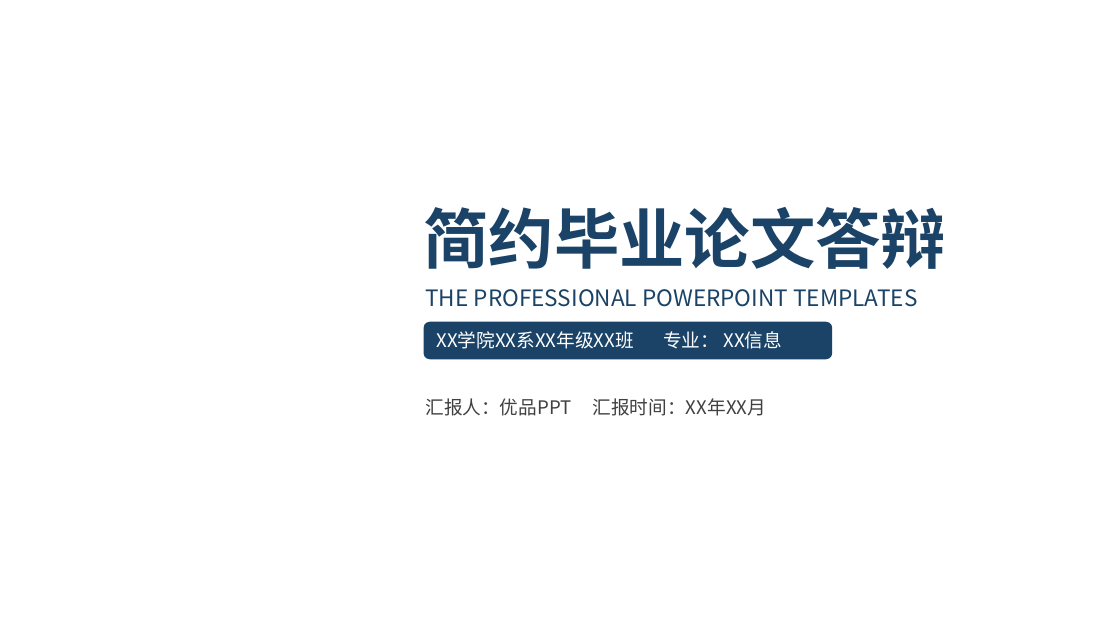
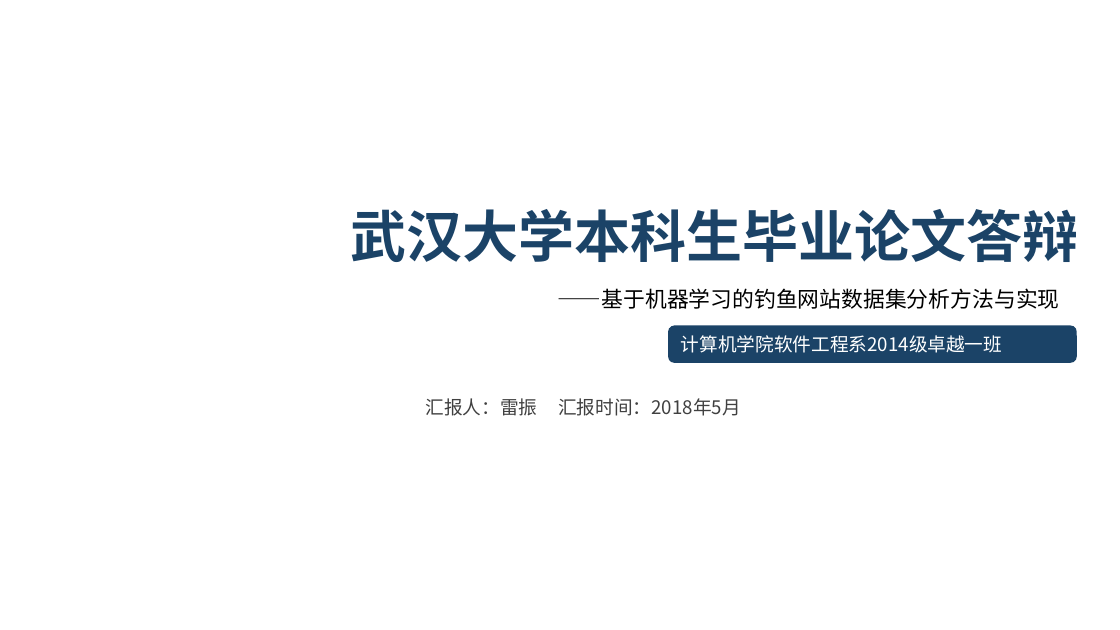
Before and after one commit to MagikarpLL/MachineLearningXD, a slide deck: slide 1 of me/论文/毕业论文/ppt模版/1-1P41PU921/简约大方毕业论文答辩PPT模板.pptx. Drawn at 1120x630 pixels with LibreOffice and Linux fonts; fonts in the diff are those of the drawing; background and template pictures are left out. Boxes give left, top, right and bottom in pixels: in the first picture for what was removed or moved away, otherwise in the second. Text is boxed around its words. In the diff, an @@ line names an element or a change of style, - is before the commit and + after.

Commit message:
论文

```diff
--- a/me/论文/毕业论文/ppt模版/1-1P41PU921/简约大方毕业论文答辩PPT模板.pptx
+++ b/me/论文/毕业论文/ppt模版/1-1P41PU921/简约大方毕业论文答辩PPT模板.pptx
@@ text at [350, 209, 1078, 262]: text changed; size 42 to 36 pt @@
-简约毕业论文答辩
+武汉大学本科生毕业论文答辩
@@ text at [558, 288, 1060, 309]: text changed; size 14.5 to 14 pt; text colour #1B4367 to #000000 @@
-THE PROFESSIONAL POWERPOINT TEMPLATES
+——基于机器学习的钓鱼网站数据集分析方法与实现
@@ rounded rectangle "计算机学院软件工程系2014级卓越一班": place and size @@
-rounded rectangle "计算机学院软件工程系2014级卓越一班" at [423, 321, 832, 360]
+rounded rectangle "计算机学院软件工程系2014级卓越一班" at [669, 326, 1077, 363]
@@ text in rounded rectangle at [681, 335, 1002, 353]: text changed @@
-XX学院XX系XX年级XX班 专业： XX信息
+计算机学院软件工程系2014级卓越一班
@@ text at [425, 398, 741, 416]: text changed @@
-汇报人：优品PPT 汇报时间：XX年XX月
+汇报人：雷振 汇报时间：2018年5月
```
Also in this commit, not shown: 1 other slide changed, 16 other files.
